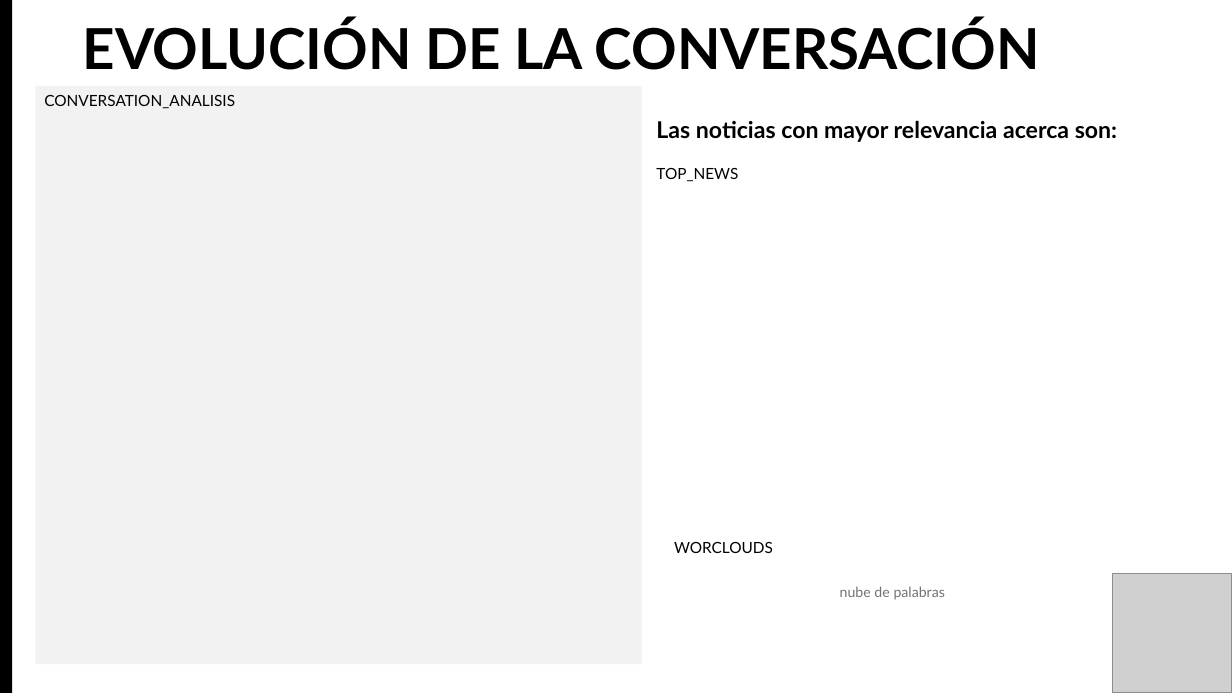
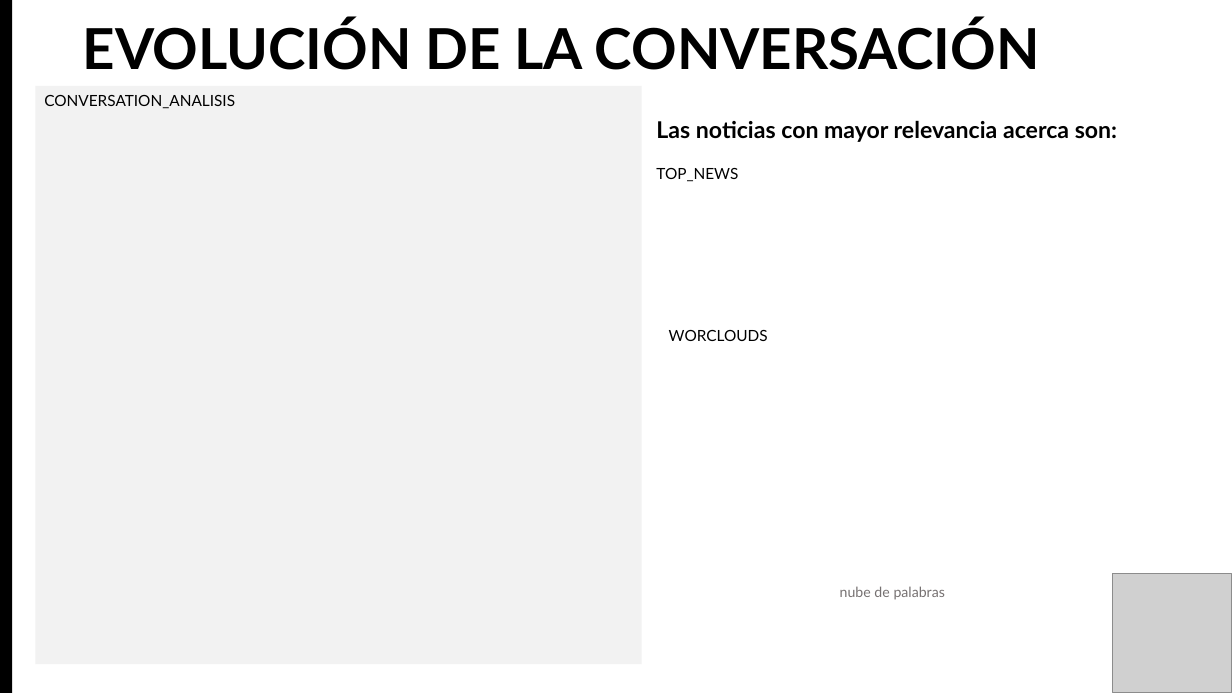
Before and after one commit to 2mingho/powerpoint-automated-web, a slide deck: slide 3 of powerpoints/Reporte_plantilla.pptx. Drawn at 1232x693 pixels with LibreOffice and Linux fonts; fonts in the diff are those of the drawing; grey boxes stand for pictures. Boxes give left, top, right and bottom in pixels: in the first picture for what was removed or moved away, otherwise in the second. Text is boxed around its words. In the diff, an @@ line names an element or a change of style, - is before the commit and + after.

```diff
--- a/powerpoints/Reporte_plantilla.pptx
+++ b/powerpoints/Reporte_plantilla.pptx
@@ text "WORCLOUDS": place and size @@
-text "WORCLOUDS" at box(674, 542, 773, 553)
+text "WORCLOUDS" at box(669, 330, 768, 341)
```
Also in this commit, not shown: 4 other slides changed, 3 other files.
